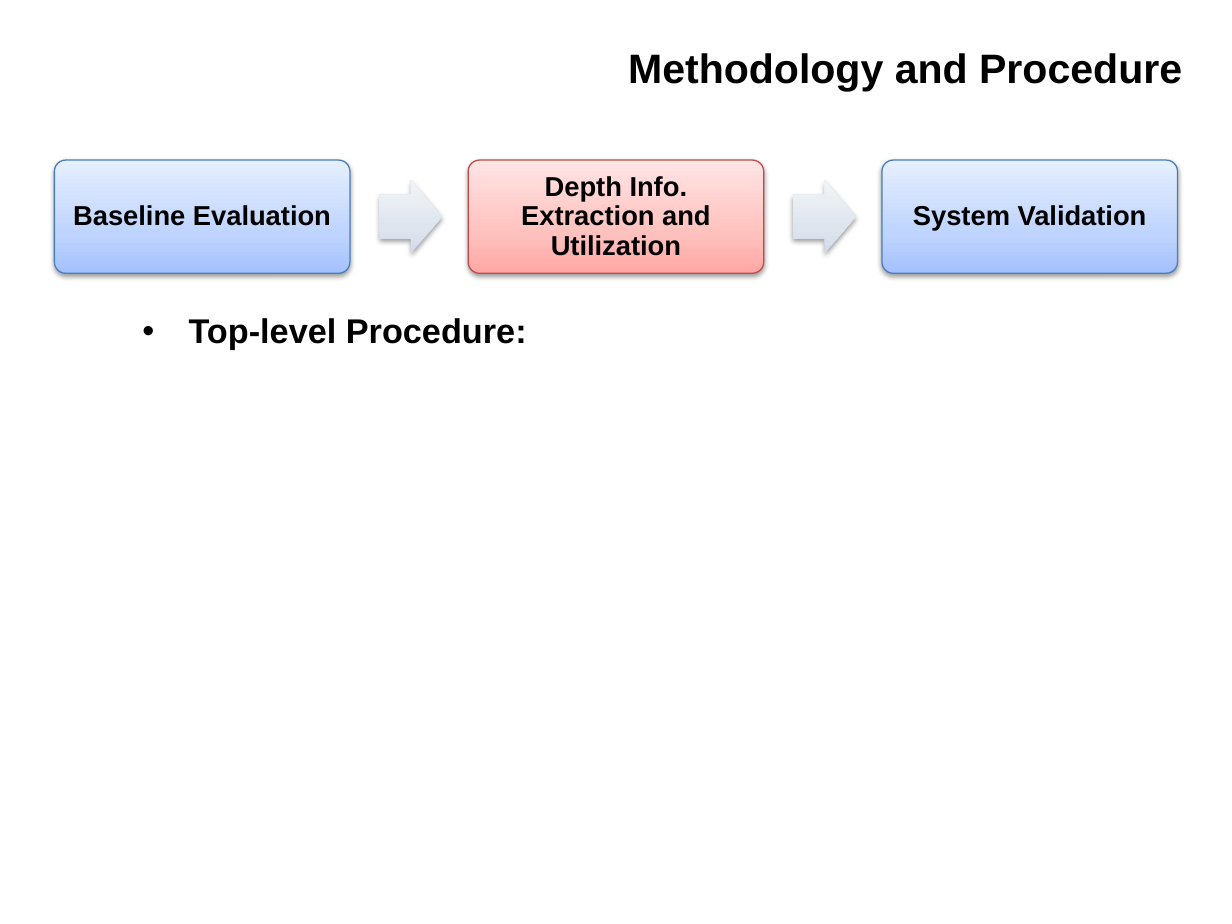
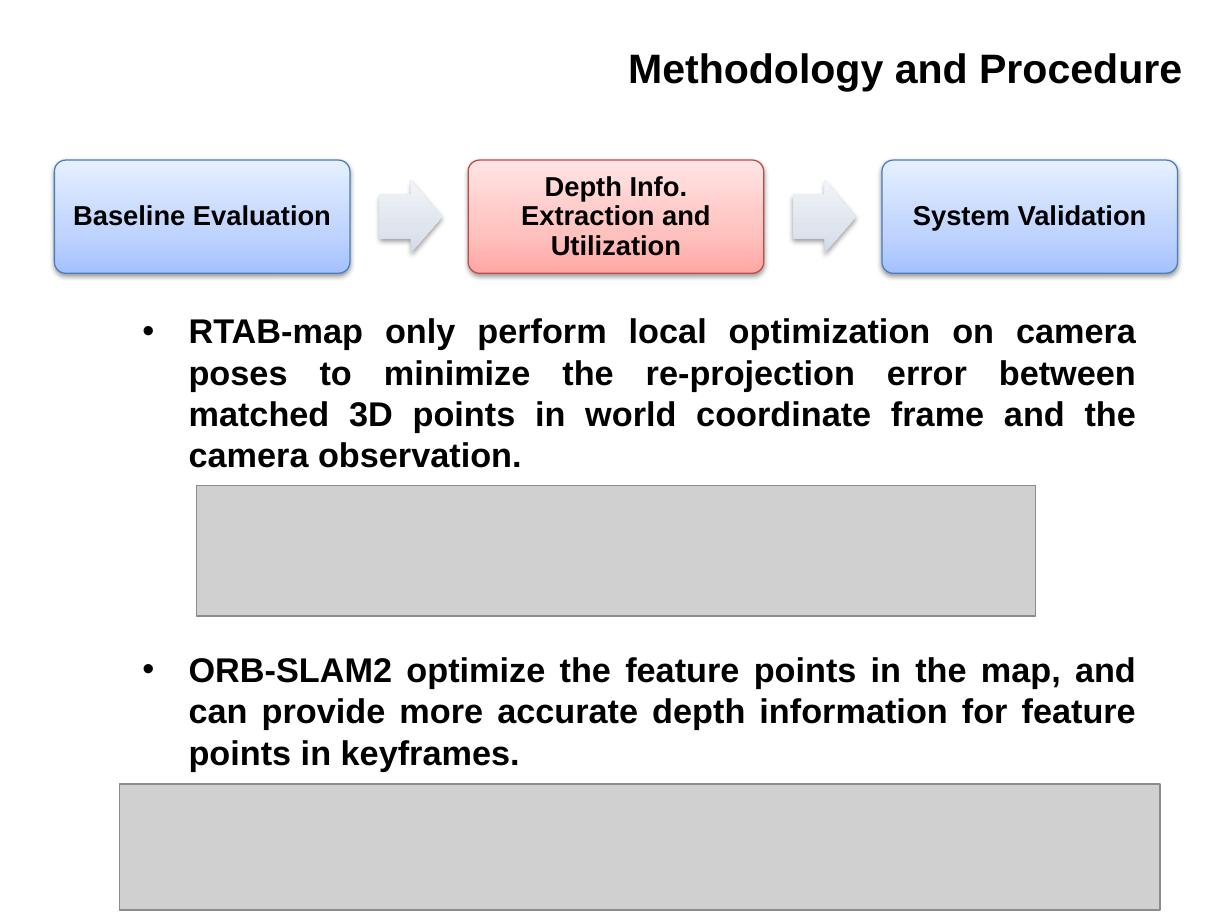
Before and after one commit to IslamAAli/ORBSLAM_RTABmap, a slide deck: slide 8 of Presentation/CMPUT631-ProjectProposal-V0P1.pptx. Drawn at 1232x924 pixels with LibreOffice and Linux fonts; fonts in the diff are those of the drawing; grey boxes stand for pictures; background and template pictures are left out. Boxes give left, top, right and bottom in pixels: in the first picture for what was removed or moved away, otherwise in the second. Text is boxed around its words. In the diff, an @@ line names an element or a change of style, - is before the commit and + after.

```diff
--- a/Presentation/CMPUT631-ProjectProposal-V0P1.pptx
+++ b/Presentation/CMPUT631-ProjectProposal-V0P1.pptx
@@ text at (x1=189, y1=318, x2=1136, y2=771): text changed @@
-• Top-level Procedure:
+• RTAB-map only perform local optimization on camera poses to minimize the re-projection error between matched 3D points in world coordinate frame and the camera observation.
+• ORB-SLAM2 optimize the feature points in the map, and can provide more accurate depth information for feature points in keyframes.
@@ picture added at (x1=197, y1=485, x2=1036, y2=616) @@
@@ picture added at (x1=120, y1=784, x2=1161, y2=909) @@
```
Also in this commit, not shown: 1 other slide changed, 1 slide added.
